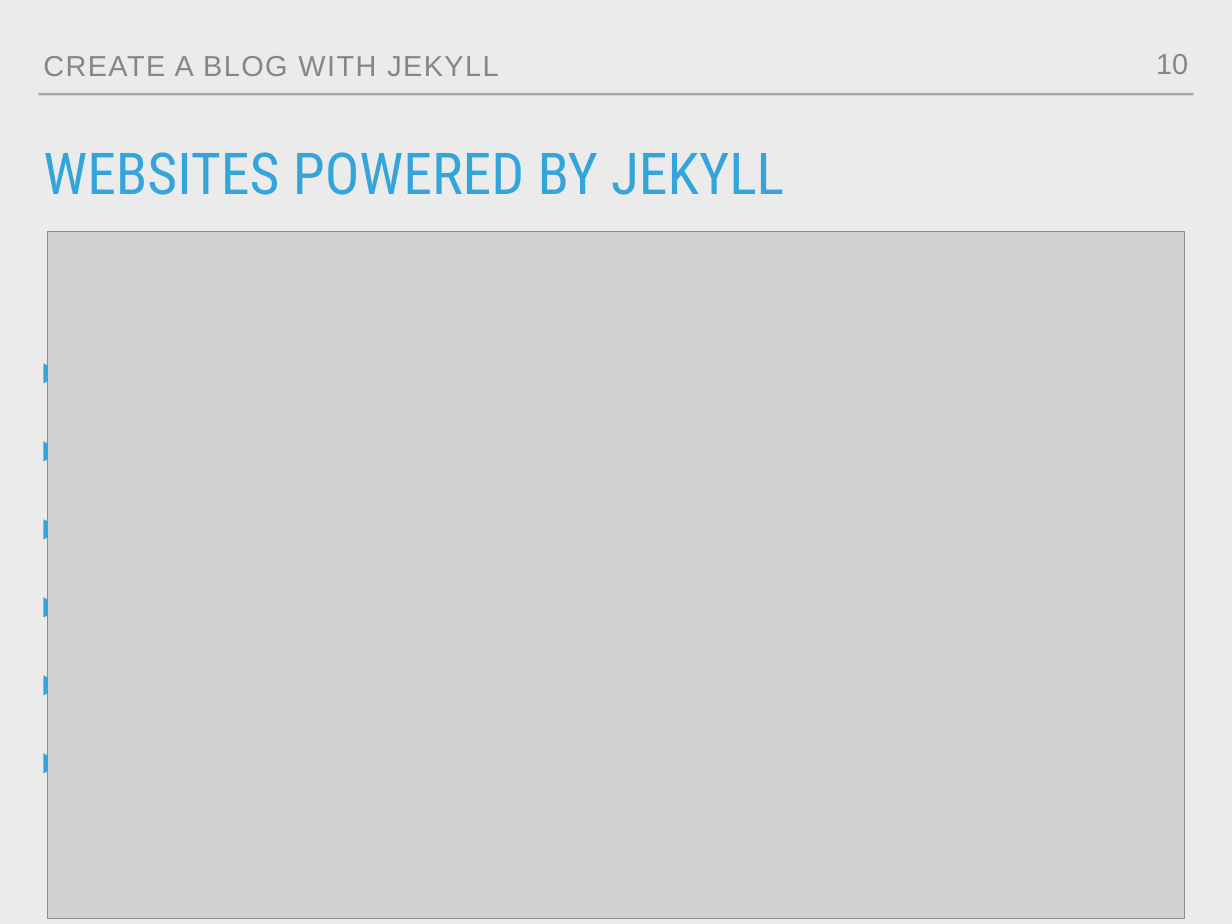
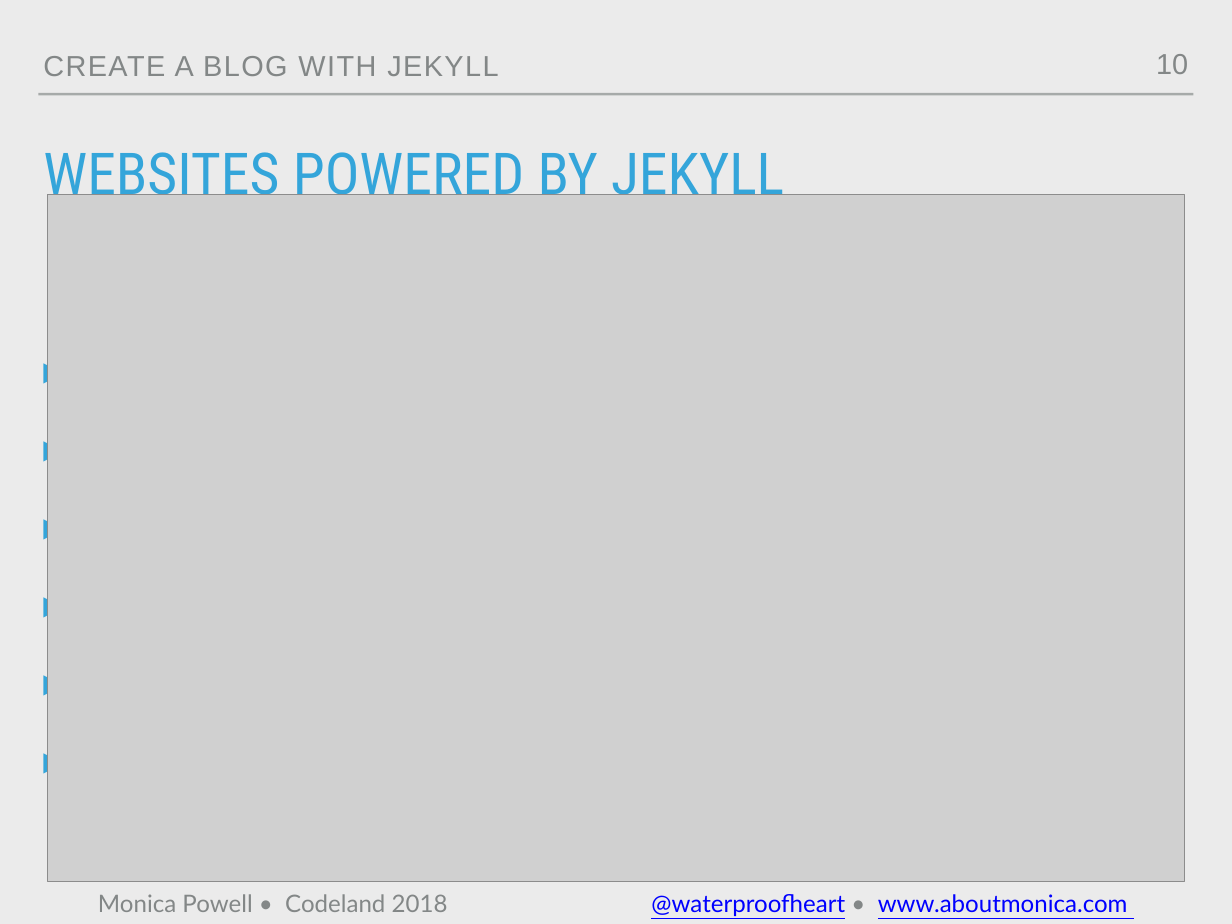
Before and after one commit to M0nica/codeland-workshop, a slide deck: slide 10 of codeland2018.pptx. Drawn at 1232x924 pixels with LibreOffice and Linux fonts; fonts in the diff are those of the drawing; grey boxes stand for pictures; background and template pictures are left out. Boxes give left, top, right and bottom in pixels: in the first picture for what was removed or moved away, otherwise in the second. Text is boxed around its words. In the diff, an @@ line names an element or a change of style, - is before the commit and + after.

```diff
--- a/codeland2018.pptx
+++ b/codeland2018.pptx
@@ picture: place and size @@
-picture at [48, 232, 1184, 919]
+picture at [48, 195, 1184, 882]
@@ text added at [98, 894, 1128, 916], 20 pt, text #0000FF, underline @@
+Monica Powell • Codeland 2018 @waterproofheart • www.aboutmonica.com
```
Also in this commit, not shown: 59 other slides changed, 4 other files.
